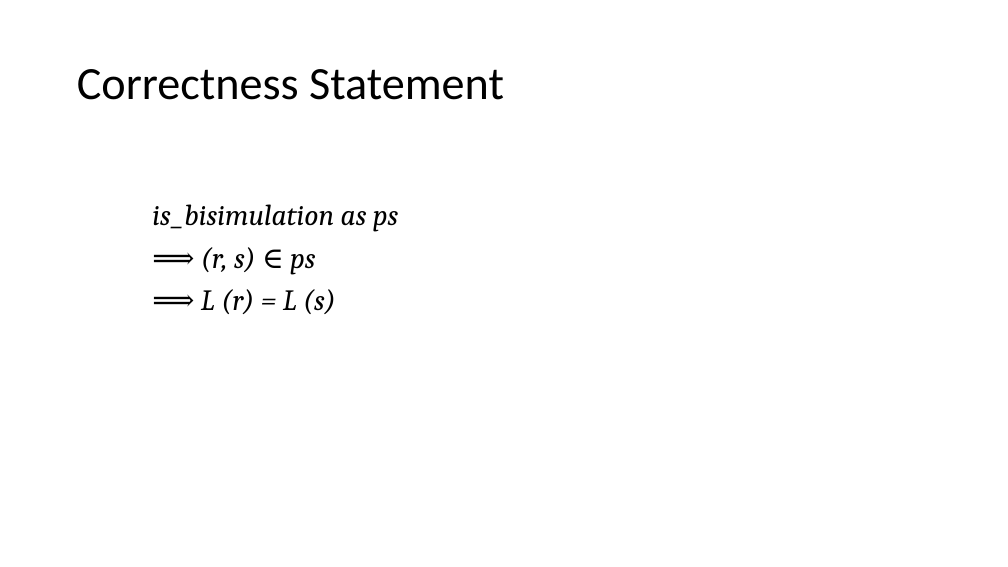
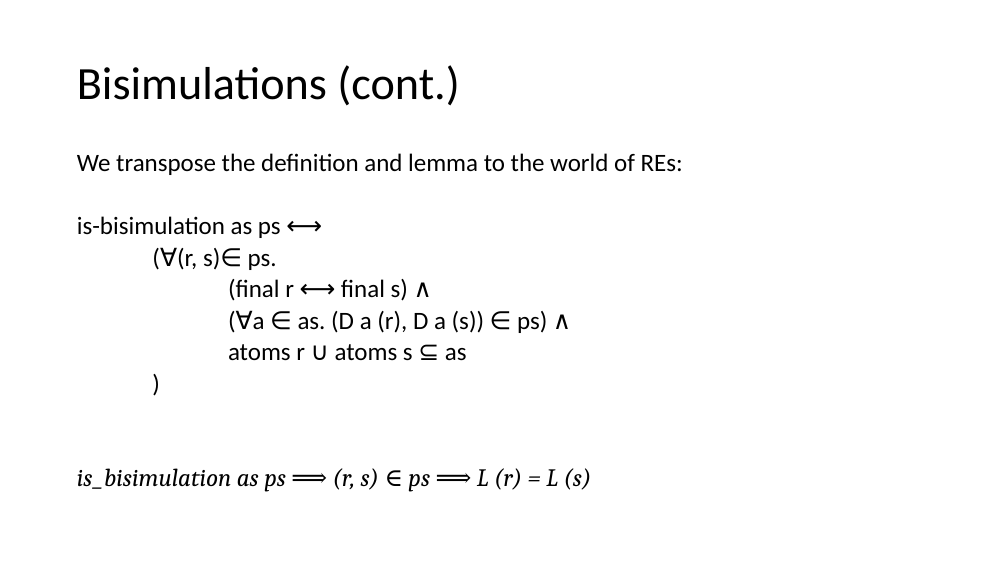
Before and after one commit to Helli/fds_seminar, a slide deck: slide 7 of slides.pptx. Drawn at 1008x567 pixels with LibreOffice and Linux fonts; fonts in the diff are those of the drawing. Boxes give left, top, right and bottom in pixels: in the first picture for what was removed or moved away, otherwise in the second. Text is boxed around its words. In the diff, an @@ line names an element or a change of style, - is before the commit and + after.

```diff
--- a/slides.pptx
+++ b/slides.pptx
@@ title at [77,65,460,106]: text changed @@
-Correctness Statement
+Bisimulations (cont.)
@@ text at [77,153,683,492]: text changed; size 28 to 23.8 pt; font Cambria to Calibri; italic off @@
-is_bisimulation as ps
-⟹ (r, s) ∈ ps
-⟹ L (r) = L (s)
+We transpose the definition and lemma to the world of REs:
+is-bisimulation as ps ⟷
+(∀(r, s)∈ ps.
+(final r ⟷ final s) ∧
+(∀a ∈ as. (D a (r), D a (s)) ∈ ps) ∧
+atoms r ∪ atoms s ⊆ as
+)
+is_bisimulation as ps ⟹ (r, s) ∈ ps ⟹ L (r) = L (s)
```
Also in this commit, not shown: 1 other file.
